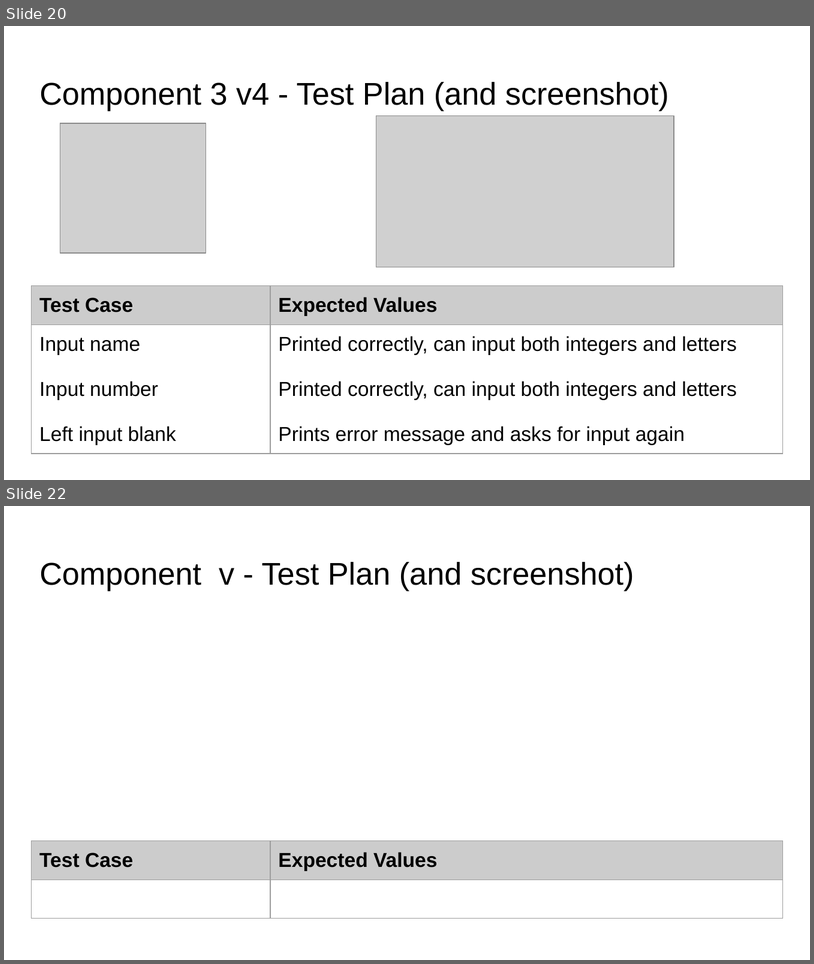
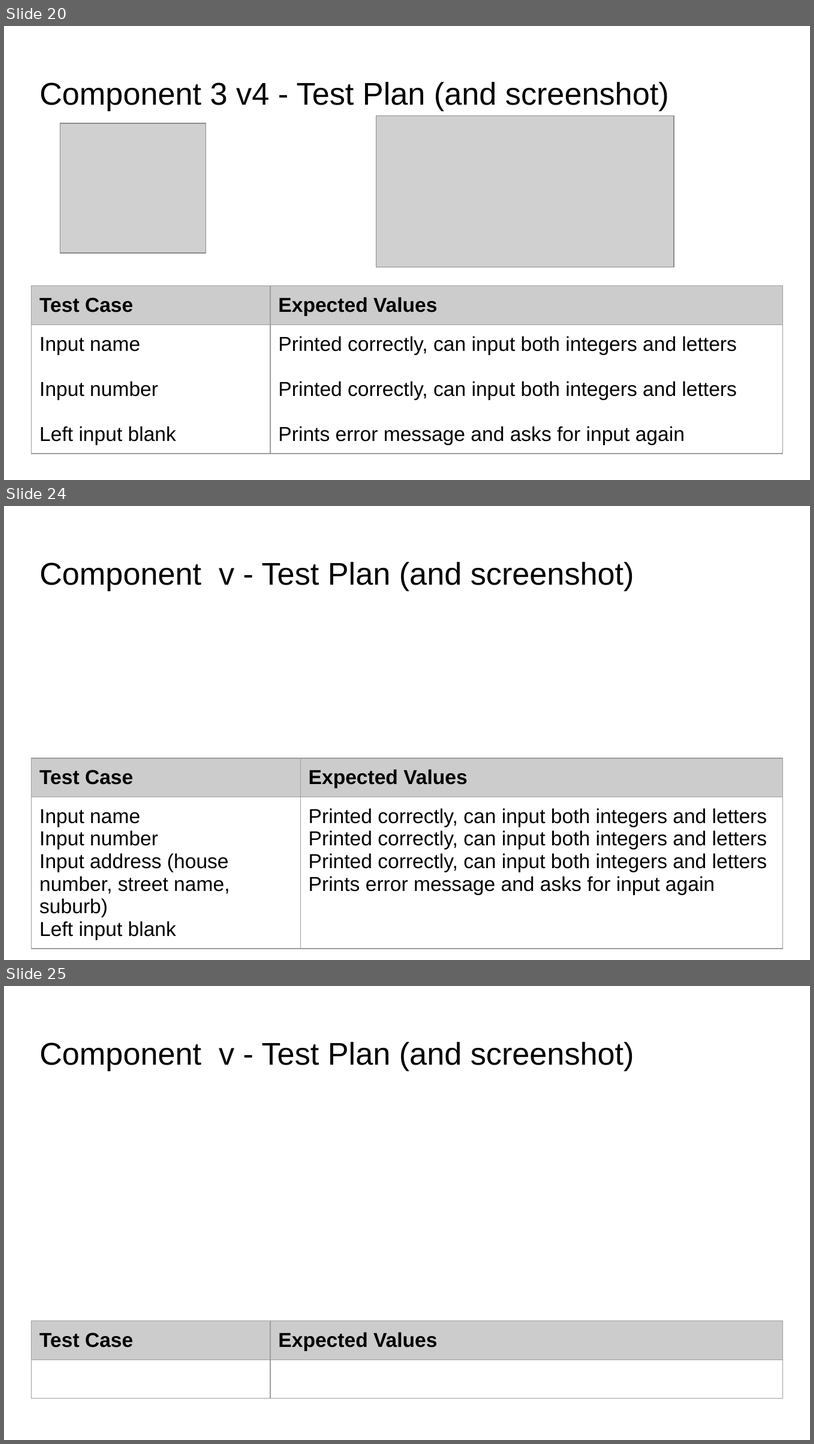
Before and after one commit to KaitlinEus/Pizza_bot, a slide deck: Python.pptx. Shown one above the other, each under a label of ours: slides 20 and 22 before the commit, slides 20, 24 and 25 after it; the slides between them are not shown. The pictures are 814x964 and 814x1444 pixels, drawn with LibreOffice and Linux fonts; fonts in the diff are those of the drawing; grey boxes stand for pictures. Boxes give left, top, right and bottom in pixels: in the first picture for what was removed or moved away, otherwise in the second. Text is boxed around its words. In the diff, an @@ line names an element or a change of style, - is before the commit and + after.

Commit message:
Created delivery file
Delivery function asks for nam, phone number, street name and suburb

```diff
--- a/Python.pptx
+++ b/Python.pptx
@@ slide 24 added at (4,506,810,960), background #FFFFFF @@
@@ title added at (39,562,635,591), 28 pt, text #000000 @@
+Component v - Test Plan (and screenshot)
@@ table added at (32,759,783,960), 2 rows, 2 columns @@
+Test Case | Expected Values
+Input name / Input number / Input address (house number, street name, suburb) / Left input blank | Printed correctly, can input both integers and letters / Printed correctly, can input both integers and letters / Printed correctly, can input both integers and letters / Prints error message and asks for input again
@@ what was slide 22 is now slide 25 @@
```
Also in this commit, not shown: 1 slide changed, 3 other slides added, 1 other file.
